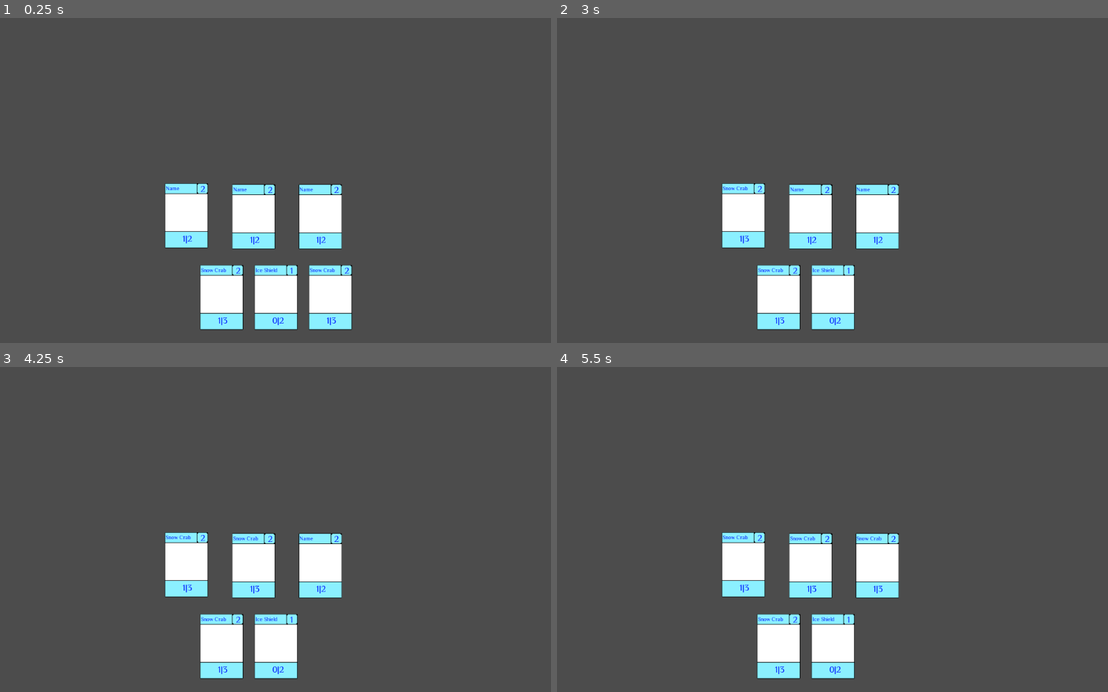
Above: before the commit, frames 1-4 (two rows, left to right).
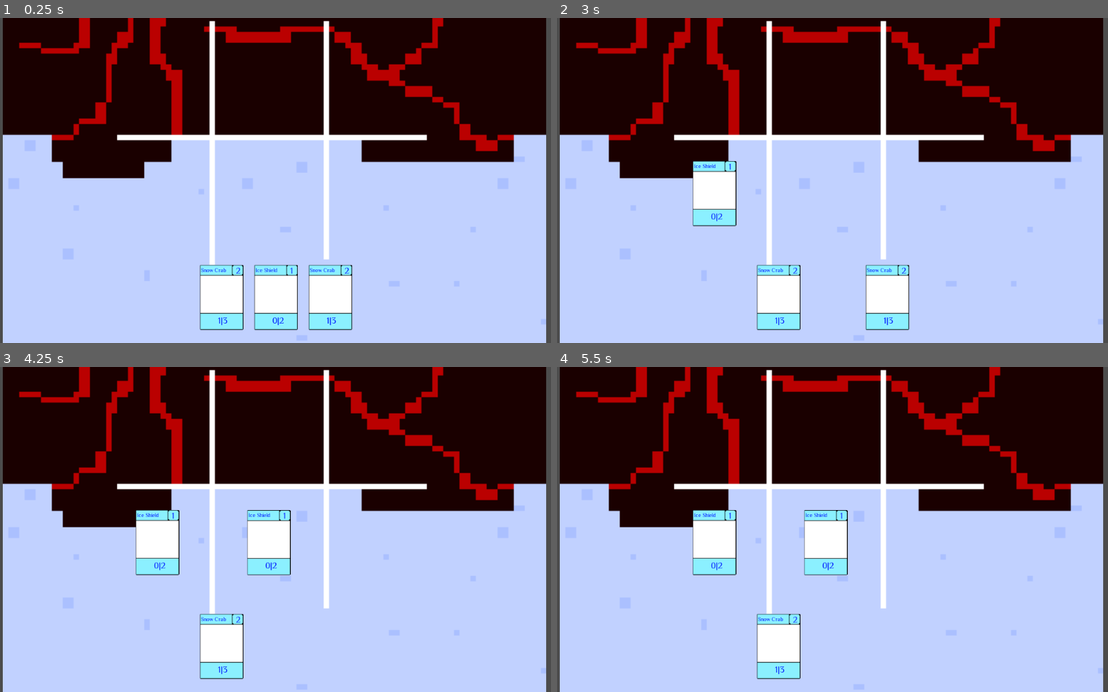
Above: after the commit, the same moments.

Repository: the-alex-g/Frost
Game: Godot game, scene res://Battlefield/Main.tscn
Same seed, same stepped clock (60 frames per second), same inputs: the game is played once before the commit and once after it.
Inputs (mouse positions are in pixels of both pictures, inside the frame that each line leads up to):
- Up to frame 1 (0.25 s): no input
- Up to frame 2 (3 s): tap Enter at 0.5, 2 s; move the mouse to (777, 297) at 0.52 s; click (777, 297) at 0.67 s; tap Space at 1.25, 2.75 s; move the mouse to (832, 297) at 1.27 s; click (832, 297) at 1.42 s; move the mouse to (887, 297) at 2.02 s; click (887, 297) at 2.17 s; move the mouse to (744, 216) at 2.77 s; click (744, 216) at 2.92 s
- Up to frame 3 (4.25 s): tap Enter at 3.5 s; move the mouse to (253, 565) at 3.52 s; click (253, 565) at 3.67 s
- Up to frame 4 (5.5 s): tap Space at 4.25 s; move the mouse to (876, 565) at 4.27 s; click (876, 565) at 4.42 s; move the mouse to (865, 529) at 5.02 s; click (865, 529) at 5.17 s

The runs differ from the first frame. In frame 1, 94% of the frame differs, in the area x 0-100%, y 0-100%; in frame 2, 97%; in frame 3, 97%; in frame 4, 97%.

Commit message:
Add background image

Diff:
--- a/Project/Battlefield/Battlefield.tscn
+++ b/Project/Battlefield/Battlefield.tscn
@@ -1,20 +1,25 @@
-[gd_scene load_steps=3 format=2]
+[gd_scene load_steps=4 format=2]
 
 [ext_resource path="res://Battlefield/Battlefield.gd" type="Script" id=1]
 [ext_resource path="res://Battlefield/CardOnField.tscn" type="PackedScene" id=2]
+[ext_resource path="res://Art/Background.png" type="Texture" id=3]
 
 [node name="Battlefield" type="Node2D"]
 position = Vector2( 466.54, 366.234 )
 script = ExtResource( 1 )
 
+[node name="Background" type="Sprite" parent="."]
+position = Vector2( 38.8727, -110.583 )
+texture = ExtResource( 3 )
+
 [node name="CardOnField" parent="." instance=ExtResource( 2 )]
-position = Vector2( -123.606, -1.39667 )
+position = Vector2( -176.954, -42.4827 )
 
 [node name="CardOnField2" parent="." instance=ExtResource( 2 )]
-position = Vector2( 0, 0.698334 )
+position = Vector2( 28.0111, -42.1458 )
 
 [node name="CardOnField3" parent="." instance=ExtResource( 2 )]
-position = Vector2( 122.907, 0.698334 )
+position = Vector2( 234.199, -43.2538 )
 [connection signal="selected" from="CardOnField" to="." method="_on_CardOnField_selected"]
 [connection signal="selected" from="CardOnField2" to="." method="_on_CardOnField2_selected"]
 [connection signal="selected" from="CardOnField3" to="." method="_on_CardOnField3_selected"]
--- a/Project/Battlefield/CardOnField.gd
+++ b/Project/Battlefield/CardOnField.gd
@@ -7,15 +7,13 @@
 var damage:int = 0
 var health:int = 0
 var cost:int = 0
-var hovered:bool = false
 signal selected
 
 func _ready():
-	pass
-	#visible = false
+	$Sprite.hide()
 
 func generate_text():
-	visible = true
+	$Sprite.show()
 	nametext.text = cardname
 	costtext.text = str(cost)
 	statstext.text = str(damage)
--- a/Project/Battlefield/CardOnField.tscn
+++ b/Project/Battlefield/CardOnField.tscn
@@ -6,7 +6,7 @@
 [ext_resource path="res://Battlefield/CardOnField.gd" type="Script" id=4]
 
 [sub_resource type="RectangleShape2D" id=1]
-extents = Vector2( 40.5248, 59.7934 )
+extents = Vector2( 102.7, 106.954 )
 
 [node name="CardOnField" type="Node2D"]
 script = ExtResource( 4 )
--- a/Project/Battlefield/Main.tscn
+++ b/Project/Battlefield/Main.tscn
@@ -7,10 +7,10 @@
 [node name="Main" type="Node2D"]
 script = ExtResource( 1 )
 
+[node name="Battlefield" parent="." instance=ExtResource( 3 )]
+
 [node name="Player" parent="." instance=ExtResource( 2 )]
-
-[node name="Battlefield" parent="." instance=ExtResource( 3 )]
 [connection signal="selected_card" from="." to="Battlefield" method="_on_Main_selected_card"]
 [connection signal="used" from="." to="Player" method="_on_Main_used"]
+[connection signal="pressed" from="Battlefield" to="." method="_on_Battlefield_pressed"]
 [connection signal="selected" from="Player" to="." method="_on_Player_selected"]
-[connection signal="pressed" from="Battlefield" to="." method="_on_Battlefield_pressed"]
--- a/Project/Player/Cards/Card.tscn
+++ b/Project/Player/Cards/Card.tscn
@@ -6,7 +6,7 @@
 [ext_resource path="res://Resources/Font.tres" type="DynamicFont" id=4]
 
 [sub_resource type="RectangleShape2D" id=1]
-extents = Vector2( 40.5248, 59.7934 )
+extents = Vector2( 102.7, 106.954 )
 
 [node name="Card" type="Node2D"]
 script = ExtResource( 1 )
--- a/Project/Player/Player.gd
+++ b/Project/Player/Player.gd
@@ -42,7 +42,7 @@
 			deck[type]["number"] -= 1
 		card.position = handspace
 		card.connect("selected", self, "selected")
-		connect("used", card, "used")
+		var error = connect("used", card, "used")
 		handspace.x += 100
 		hand.add_child(card)
 
Binary file added: Project/Art/Background.png
Not shown, added: Project/Art/Background.png.import
